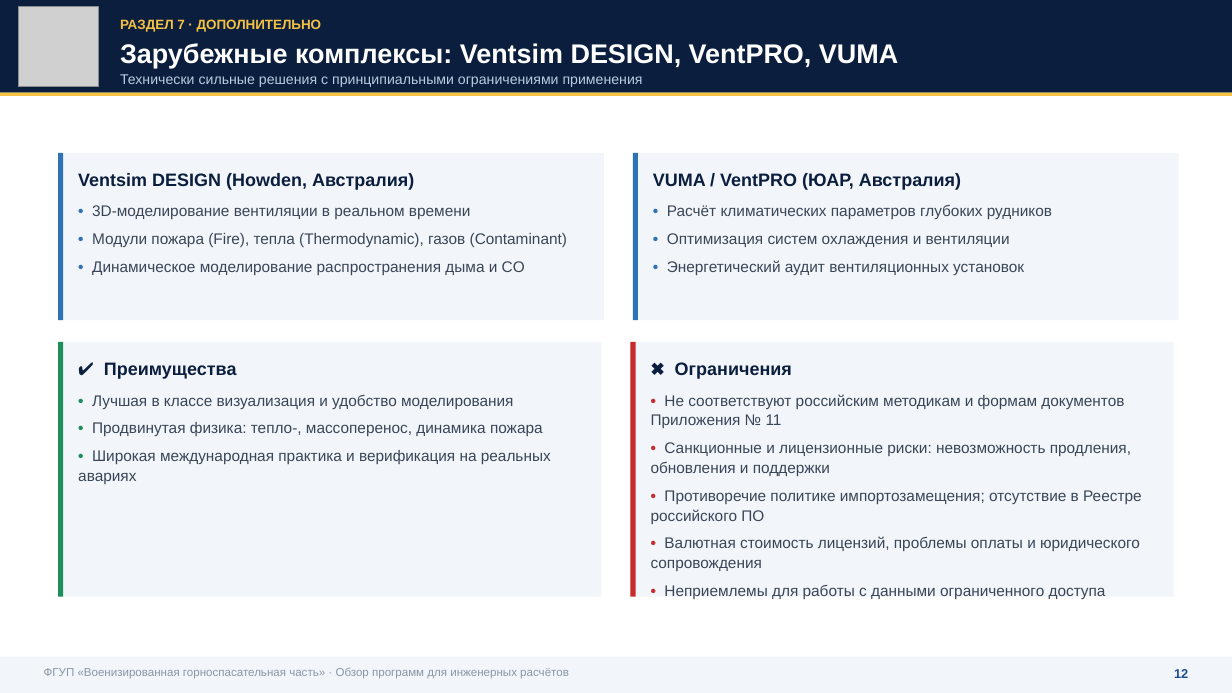
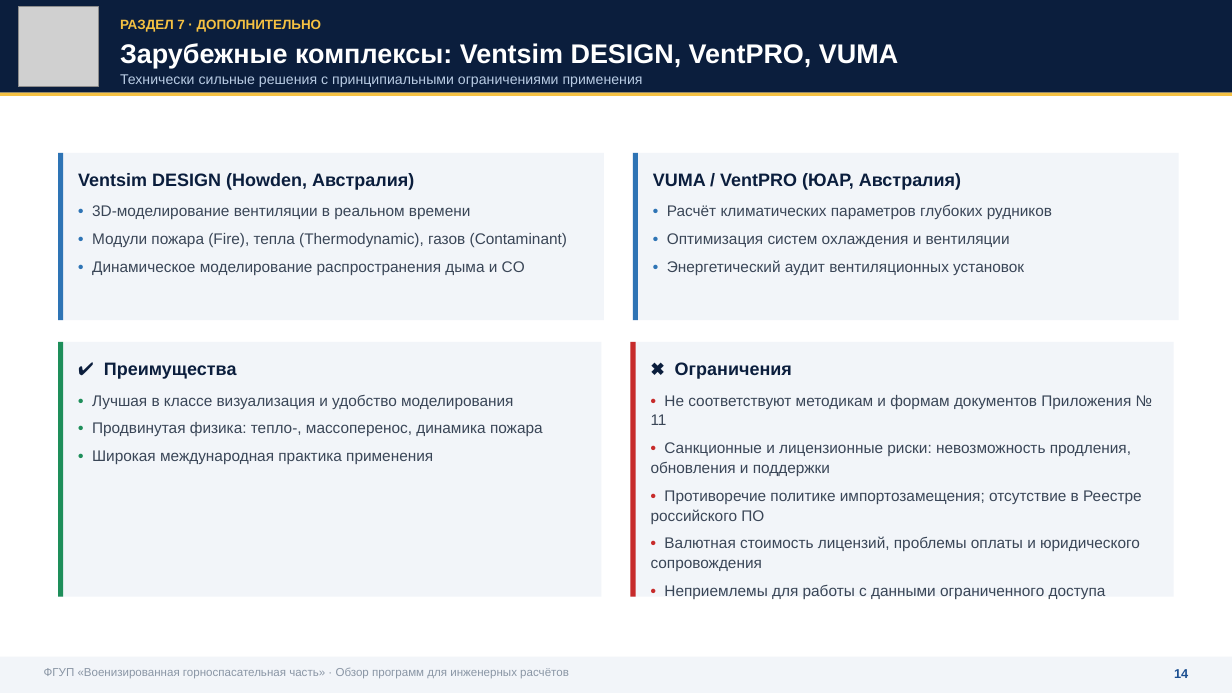
Before and after one commit to pvsistema/ventilation-system-design, a slide deck: slide 15 of public/VGSCH-doklad-PO-inzhenernye-raschety.pptx (slide 13 before the commit). Drawn at 1232x693 pixels with LibreOffice and Linux fonts; fonts in the diff are those of the drawing; grey boxes stand for pictures. Boxes give left, top, right and bottom in pixels: in the first picture for what was removed or moved away, otherwise in the second. Text is boxed around its words. In the diff, an @@ line names an element or a change of style, - is before the commit and + after.

```diff
--- a/public/VGSCH-doklad-PO-inzhenernye-raschety.pptx
+++ b/public/VGSCH-doklad-PO-inzhenernye-raschety.pptx
@@ text at bbox=[651, 395, 1152, 425]: text changed @@
-• Не соответствуют российским методикам и формам документов Приложения № 11
+• Не соответствуют методикам и формам документов Приложения № 11
@@ text at bbox=[92, 450, 433, 464]: text changed @@
-• Широкая международная практика и верификация на реальных авариях
+• Широкая международная практика применения
@@ text at bbox=[1174, 669, 1188, 678]: text changed @@
-12
+14
```
Also in this commit, not shown: 17 other slides changed, 3 slides added, 1 slide removed.
